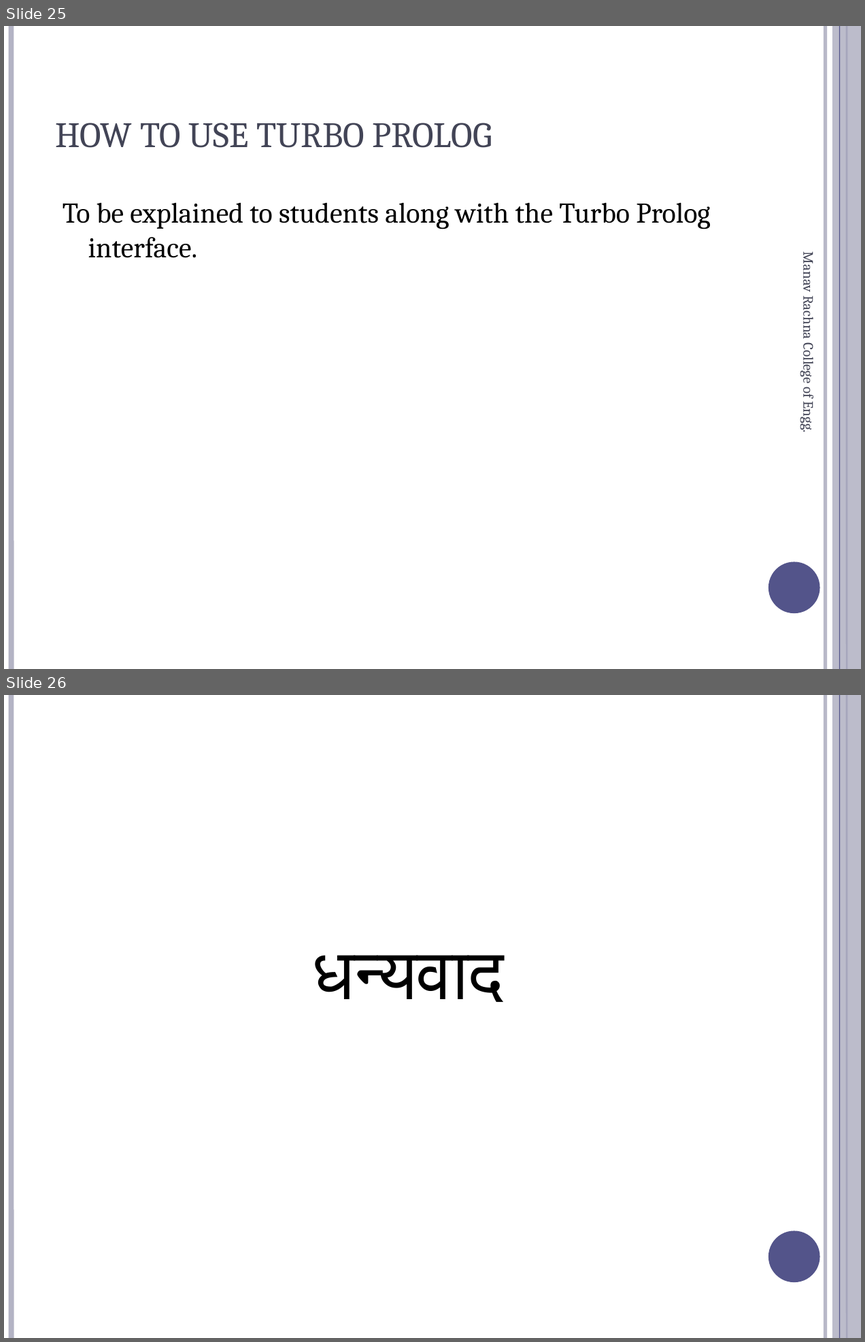
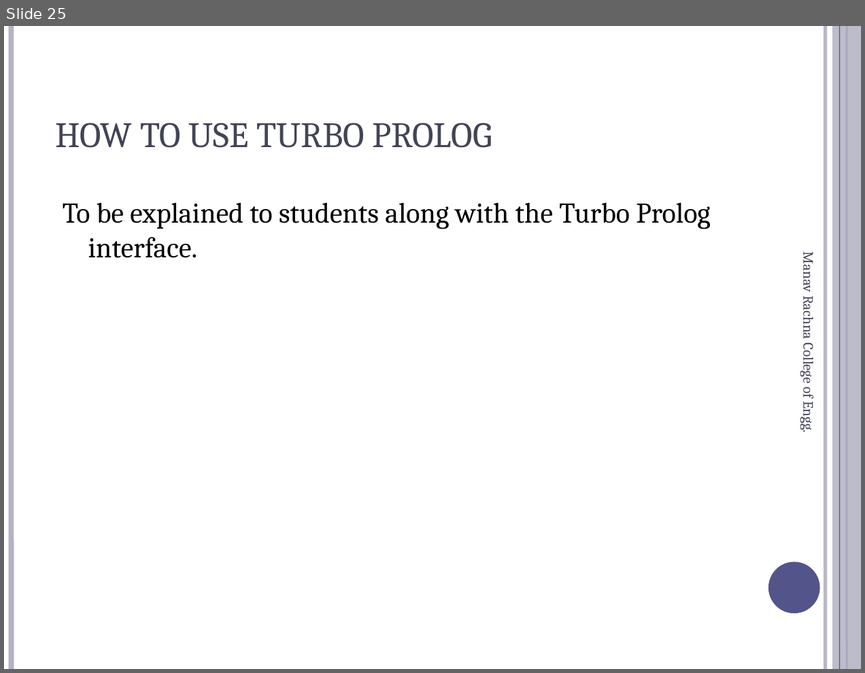
Before and after one commit to harshmittal1750/btech_cse_sem_4-material_-2021-MRU, a slide deck: ai/AI LAB-G1/Lab Notes/Introduction to Prolog.ppt. Shown one above the other, each under a label of ours: slides 25 and 26 before the commit, slide 25 after it. The pictures are 865x1342 and 865x673 pixels, drawn with LibreOffice and Linux fonts; fonts in the diff are those of the drawing. Boxes give left, top, right and bottom in pixels: in the first picture for what was removed or moved away, otherwise in the second. Text is boxed around its words. In the diff, an @@ line names an element or a change of style, - is before the commit and + after.

```diff
--- a/ai/AI LAB-G1/Lab Notes/Introduction to Prolog.ppt
+++ b/ai/AI LAB-G1/Lab Notes/Introduction to Prolog.ppt
@@ slide 26 removed at [4,695,861,1338], background #FFFFFF; not listed: 6 template elements that a slide beside it also shows @@
@@ text removed at [312,955,504,1002] @@
-धन्यवाद
```
Also in this commit, not shown: 1 slide changed, 1 slide added, 16 other files.
